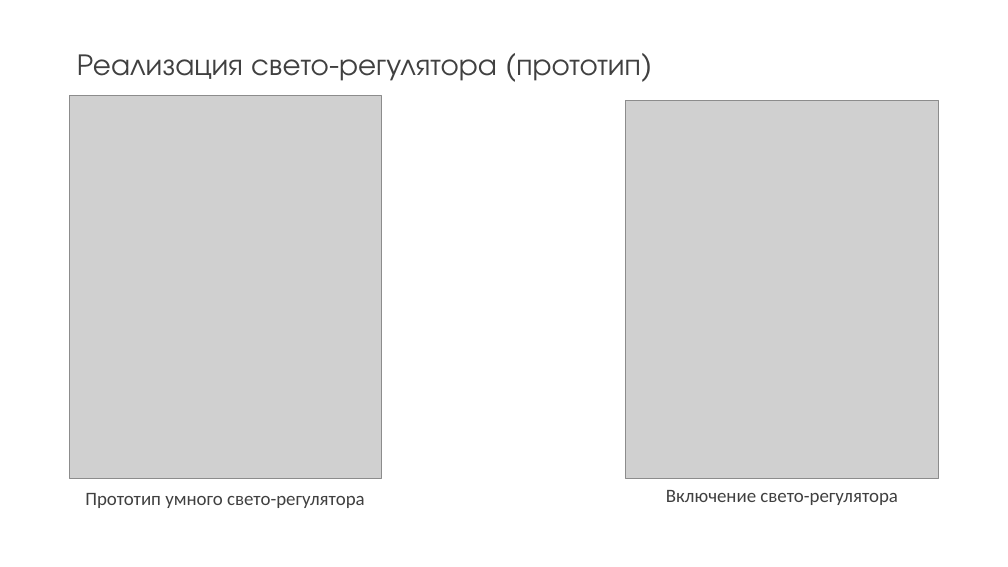
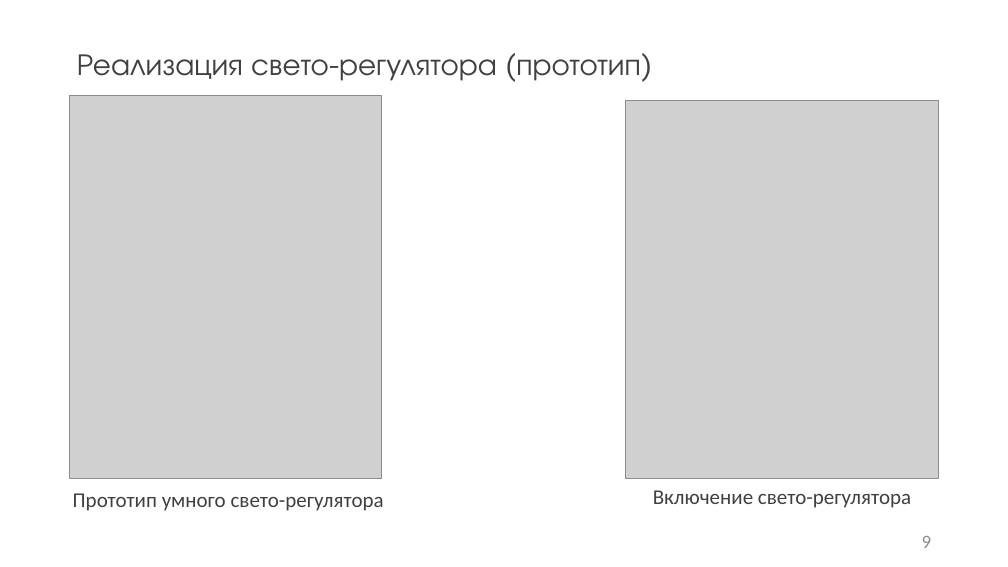
Before and after one commit to kaf3/dimmer, a slide deck: slide 9 of Презентация1.pptx (slide 10 before the commit). Drawn at 1008x567 pixels with LibreOffice and Linux fonts; fonts in the diff are those of the drawing; grey boxes stand for pictures. Boxes give left, top, right and bottom in pixels: in the first picture for what was removed or moved away, otherwise in the second. Text is boxed around its words. In the diff, an @@ line names an element or a change of style, - is before the commit and + after.

```diff
--- a/Презентация1.pptx
+++ b/Презентация1.pptx
@@ text "Включение свето-регулятора" at (x1=653, y1=490, x2=911, y2=508): size 18 to 20 pt @@
@@ text "Прототип умного свето-регулятора" at (x1=73, y1=493, x2=384, y2=511): size 18 to 20 pt @@
@@ text "Прототип умного свето-регулятора" moved from (x1=85, y1=493, x2=365, y2=508) to (x1=73, y1=493, x2=384, y2=511) @@
@@ page number added at (x1=922, y1=536, x2=932, y2=548), 18 pt, text #8C8C8C @@
+9
```
Also in this commit, not shown: 7 other slides changed, 3 slides added, 4 slides removed, 15 other files.
